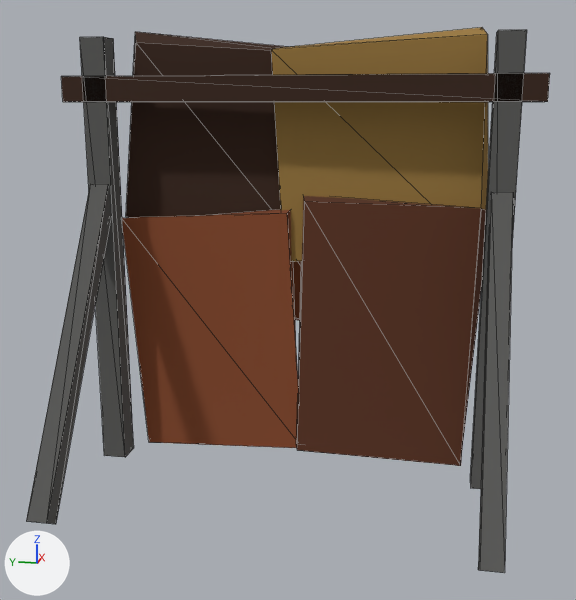
Renders of the glTF model game/public/models/arm_scrap_panels.glb from each side of a commit.
Rendered twice from a 50 mm camera at (-1.397, -0.305, 0.771) aimed at (0.054, -0.015, 0.408). Lighting does not change. The marker at lower left points along +X, +Y and +Z. The first picture is the older version. Mesh edges are drawn as thin lines. Vertices at exactly the same position are counted once.

Objects in the first picture: 'arm_scrap_panels'.
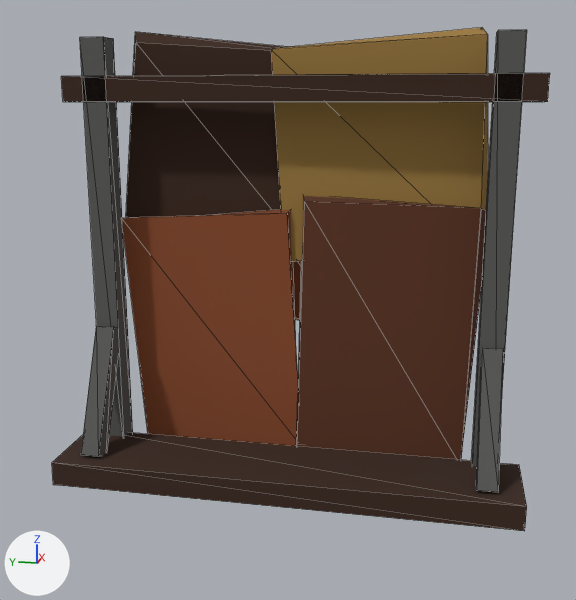
Boxes [x1, y1, x2, y2] around the edits, measured in the pictures (576 x 600 px; the box of a moved part takes in the faces that stretch with it):
```json
{"object": "arm_scrap_panels", "change": "reshaped", "before": [26, 27, 550, 573], "after": [52, 27, 550, 531], "on screen": "8% shorter"}
{"part": 1, "of": "me_cube", "change": "added", "after": [52, 432, 527, 531], "on screen": "brown"}
{"part": 2, "of": "me_cube", "change": "moved or reshaped", "before": [26, 184, 513, 573], "after": [81, 326, 503, 492]}
```

The change, as JSON lines over the scene's bpy script:
```json
{"block": "me_cube", "where": "# used by ob_arm_scrap_panels; location = (0.0, 0.0, 0.0)"}
{"op": "remove", "block": "me_cube", "code": "me_cube.from_pydata(...)  # 152 vertices, 228 faces; spans x -0.192..0.32, y -0.474..0.474, z 0.0..0.917"}
{"op": "add", "block": "me_cube", "code": "me_cube.from_pydata(...)  # 160 vertices, 240 faces; spans x 0.005..0.32, y -0.474..0.474, z 0.0..0.917"}
{"block": "me_cube", "change": "me_cube part 1: a new loose piece, a box spanning x 0.005..0.185, y -0.474..0.474, z 0.0..0.05, in mat_rust_dark (brown #3a2418)"}
{"block": "me_cube", "change": "me_cube part 2"}
{"block": "me_cube", "change": "16 vertices are removed from x -0.192..0.192, y -0.424..0.424, z 0.01..0.61"}
{"block": "me_cube", "change": "24 faces are deleted"}
{"block": "me_cube", "change": "8 vertices are added at x 0.037..0.073, y -0.424..0.424, z 0.042..0.058"}
{"block": "me_cube", "change": "8 new vertices lie (0.11, 0.0, 0.25) away from vertices in x 0.037..0.073, y -0.424..0.424, z 0.042..0.058"}
{"block": "me_cube", "change": "24 new faces join them, mat_metal (dark grey #5a5a58)"}
```
